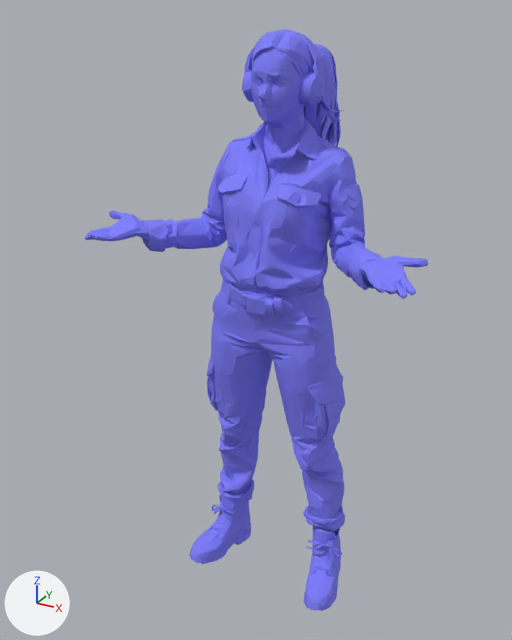
The glTF model public/models/mara.glb as it was, and as the next commit left it.
Before and after are seen from a 50 mm camera at (0.861, -1.655, 1.726) aimed at (-0.05, 0.002, 0.898). Arrows for +X, +Y and +Z are at lower left; the lights stay in place. The older version comes first. Where no turn or scale is listed for an object, it has been applied to the vertices.

Before the edit, the objects in view are built like this:
```python
mat_material_0 = principled_material('Material_0')
mat_material_0.texture = img_image_0
mat_material_0.roughness = 0.9
me_mesh_0 = bpy.data.meshes.new('Mesh_0')
me_mesh_0.from_pydata(...)  # 6104 vertices, 12347 faces; spans x -0.47..0.47, y -0.25..0.25, z 0.0..1.68
me_mesh_0.materials.append(mat_material_0)  # picture img_image_0
ob_char1 = bpy.data.objects.new('char1', me_mesh_0)
ob_char1.location = (0.0, 0.0, 0.0)
```
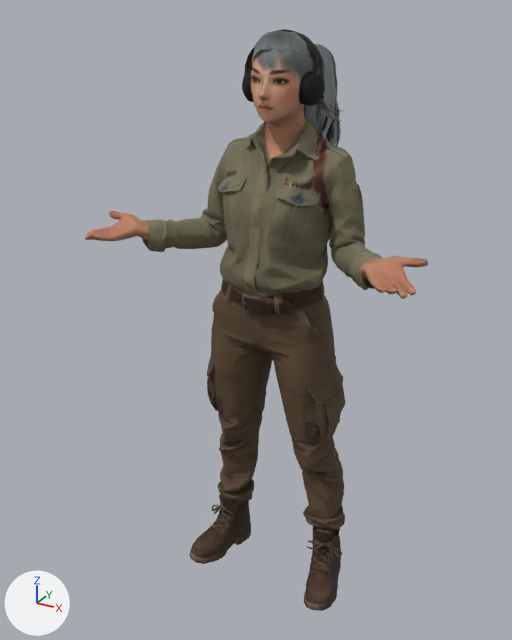
The change, as a list of edits to the scene's bpy script:
```text
Change img_image_0:
    img_image_0: load_image('Image_0', '_unpacked/Image_0', 1024, 1024, 'sRGB') -> load_image('Image_0', '_unpacked/Image_0', 1024, 1024, 'Non-Color')
Add img_image_1:
    img_image_1 = load_image('Image_1', '_unpacked/Image_1', 1024, 1024, 'sRGB')
Change mat_material_0:
    where n2 = _N.new('ShaderNodeTexImage'); n2.name = 'Image Texture'
    n2.image: img_image_0 -> img_image_1
    add n3 = _N.new('ShaderNodeNormalMap'); n3.name = 'Normal Map'
    add n3.uv_map = 'UVMap'
    add n4 = _N.new('ShaderNodeTexImage'); n4.name = 'Image Texture.001'
    add n4.image = img_image_0
    where n0 = _N.new('ShaderNodeBsdfPrincipled'); n0.name = 'Principled BSDF'
    add _L.new(n3.outputs[0], n0.inputs[5])  # 'Normal' to 'Normal'
    add _L.new(n4.outputs[0], n3.inputs[1])  # 'Color' to 'Color'
```

What differs and where, as boxes (x1, y1, x2, y2) in the pictures (512 x 640 px):
'char1', surface changed (darker): (85, 29, 428, 611) in both
